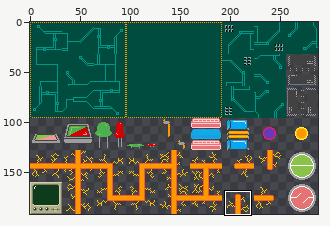
Sprite sheet: assets/img/boardArt.png. The picture above shows the old version from afar; the outline marks the close-up.
Close-up. Before the commit:
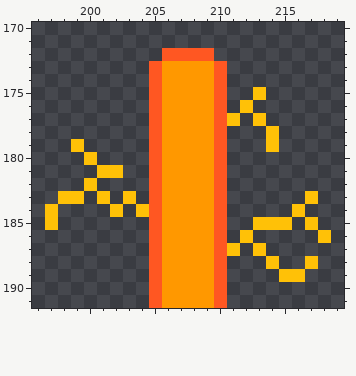
The file is 288x192 pixels. Shown: x 196..219, y 170..191. The commit also changed other parts of the picture, which this record leaves out.
And afterwards:
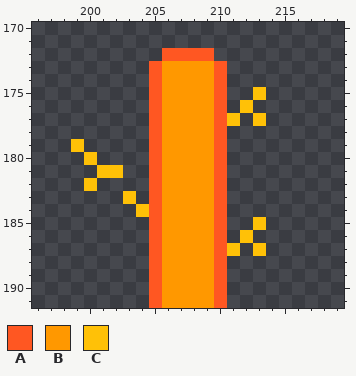
Palette (. is transparent): A #ff5722  B #ff9800  C #ffc107
From old to new:
{"y":178,"x":214,"old":"C","new":"."}
{"y":179,"x":214,"old":"C","new":"."}
{"y":183,"x":198,"old":"CC","new":".."}
{"y":183,"x":201,"old":"C","new":"."}
{"y":183,"x":217,"old":"C","new":"."}
{"y":184,"x":197,"old":"C","new":"."}
{"y":184,"x":202,"old":"C","new":"."}
{"y":184,"x":216,"old":"C","new":"."}
{"y":185,"x":197,"old":"C","new":"."}
{"y":185,"x":214,"old":"CC","new":".."}
{"y":185,"x":217,"old":"C","new":"."}
{"y":186,"x":218,"old":"C","new":"."}
{"y":188,"x":214,"old":"C","new":"."}
{"y":188,"x":217,"old":"C","new":"."}
{"y":189,"x":215,"old":"CC","new":".."}
